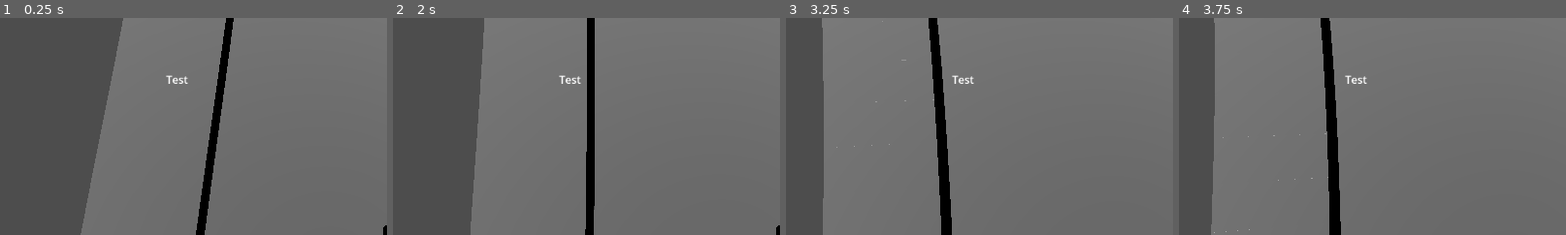
Above: before the commit, frames 1-4 (left to right).
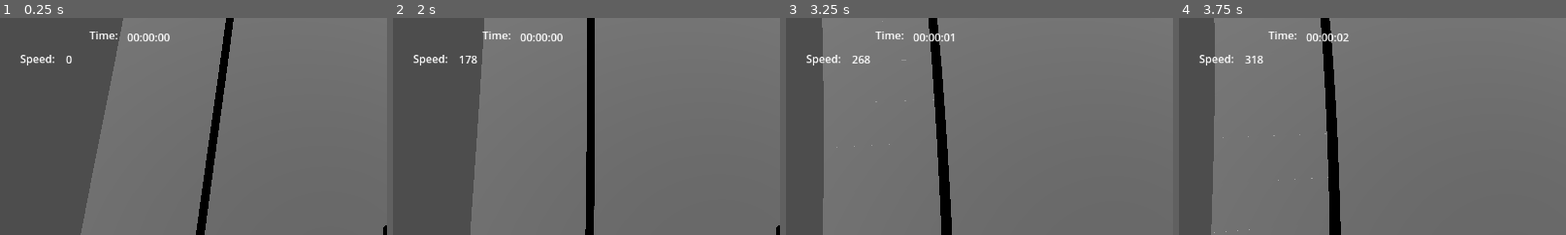
Above: after the commit, the same moments.

Repository: maxrchung/ride_in_the_rain
Game: Godot game, scene res://game.tscn
The game is run twice, just before and just after one commit, with the same random seed, the same clock (stepped at 60 frames per second) and the same inputs. This scene is started directly instead of the project's main scene. The engine's default icon, where the game draws it, is replaced by a stand-in: a white triangle on a blue panel in a dark square.
Inputs (mouse positions are % of the whole screen's width and height, from its top left):
- Up to frame 1 (0.25 s): no input
- Up to frame 2 (2 s): tap Enter at 0.5 s; move the mouse to (72, 45) at 0.52 s; tap Space (crash) at 0.6 s; click "Play again" at 1.25 s
- Up to frame 3 (3.25 s): move the mouse to (30, 55) at 2.02 s; tap Space (crash) at 2.1, 2.85 s; move the mouse to (60, 28) at 2.77 s
- Up to frame 4 (3.75 s): move the mouse to (45, 70) at 3.52 s; tap Space (crash) at 3.6 s
The pictures show only the part of the screen within x 0-50%, y 0-50%; the shares and areas given below are measured in that part.

The runs differ from the first frame. In frame 1, 0.7% of the frame differs, in the area x 5-49%, y 6-31%; in frame 2, 0.8%; in frame 3, 0.8%; in frame 4, 0.8%.

Commit message:
time and speed

Diff:
--- a/game.tscn
+++ b/game.tscn
@@ -4,10 +4,3 @@
 
 [node name="Game" type="Node"]
 script = ExtResource("1_35o53")
-
-[node name="TestText" type="Label" parent="."]
-offset_left = 247.0
-offset_top = 80.0
-offset_right = 297.0
-offset_bottom = 103.0
-text = "Test"
--- a/maps/test_map.gd
+++ b/maps/test_map.gd
@@ -1,51 +1,76 @@
 extends Node3D
 
+var start_time = 0
+var end_time = 0
 
 # Called when the node enters the scene tree for the first time.
 func _ready():
-	pass # Replace with function body.
-
+	if multiplayer.is_server():
+		restart_game.rpc(Time.get_unix_time_from_system())
 
 # Called every frame. 'delta' is the elapsed time since the previous frame.
 func _process(delta):
+	if multiplayer.is_server():
+		sync_start_time.rpc(start_time)
+
 	if Input.is_action_pressed("ui_cancel"):
 		multiplayer.multiplayer_peer = null
 		get_tree().change_scene_to_file("start.tscn")
 	elif multiplayer.is_server() and Input.is_action_pressed("test_f1"):
-		win_game.rpc()
+		win_game.rpc(Time.get_unix_time_from_system())
 	elif multiplayer.is_server() and Input.is_action_pressed("test_f2"):
-		lose_game.rpc()
+		lose_game.rpc(Time.get_unix_time_from_system())
+
+	if $WinUi.is_visible() or $LoseUi.is_visible():
+		$Hud/TimeText.text = Time.get_time_string_from_unix_time(end_time - start_time)
+	else:
+		$Hud/TimeText.text = Time.get_time_string_from_unix_time(
+			Time.get_unix_time_from_system() - start_time
+		)
+
+	$Hud/SpeedText.text = str(int($Bicycle.current_velocity))
+
+@rpc
+func sync_start_time(time):
+	start_time = time
 
 func _on_end_area_body_entered(body):
 	print("End area collision")
 	if multiplayer.is_server():
-		win_game.rpc()
+		win_game.rpc(Time.get_unix_time_from_system())
 
 @rpc("call_local")
-func win_game():
+func win_game(time):
+	end_time = time
 	$WinUi.show()
 	if multiplayer.is_server():
+		$EndArea/EndCollision.set_deferred("disabled", true)
 		$WinUi/PlayAgainButton.show()
 
+
 @rpc("call_local")
-func lose_game():
+func lose_game(time):
+	end_time = time
 	$LoseUi.show()
 	if multiplayer.is_server():
+		$EndArea/EndCollision.set_deferred("disabled", true)
 		$LoseUi/TryAgainButton.show()
 
 @rpc("call_local")
-func restart_game():
+func restart_game(time):
+	start_time = time
 	$WinUi.hide()
 	$LoseUi.hide()
 	if multiplayer.is_server():
 		print("Reset position")
+		$EndArea/EndCollision.set_deferred("disabled", false)
 		$Bicycle.reset()
 
 func _on_play_again_button_pressed():
-	restart_game.rpc()
+	restart_game.rpc(Time.get_unix_time_from_system())
 
 func _on_try_again_button_pressed():
-	restart_game.rpc()
+	restart_game.rpc(Time.get_unix_time_from_system())
 
 func _on_leave_button_pressed():
 	multiplayer.multiplayer_peer = null
--- a/maps/test_map.tscn
+++ b/maps/test_map.tscn
@@ -85,6 +85,37 @@
 [node name="EndCollision" type="CollisionShape3D" parent="EndArea"]
 transform = Transform3D(1, 0, 0, 0, 1, 0, 0, 0, 1, 1.46827, -2.81274, 38.5781)
 shape = SubResource("BoxShape3D_eigu5")
+disabled = true
+
+[node name="Hud" type="CanvasLayer" parent="."]
+
+[node name="SpeedLabel" type="Label" parent="Hud"]
+offset_left = 30.0
+offset_top = 49.0
+offset_right = 82.0
+offset_bottom = 72.0
+text = "Speed:"
+
+[node name="SpeedText" type="Label" parent="Hud"]
+offset_left = 98.0
+offset_top = 50.0
+offset_right = 138.0
+offset_bottom = 73.0
+text = "0"
+
+[node name="TimeLabel" type="Label" parent="Hud"]
+offset_left = 133.0
+offset_top = 14.0
+offset_right = 176.0
+offset_bottom = 37.0
+text = "Time:"
+
+[node name="TimeText" type="Label" parent="Hud"]
+offset_left = 189.0
+offset_top = 17.0
+offset_right = 229.0
+offset_bottom = 40.0
+text = "0"
 
 [connection signal="pressed" from="WinUi/PlayAgainButton" to="." method="_on_play_again_button_pressed"]
 [connection signal="pressed" from="WinUi/LeaveButton" to="." method="_on_leave_button_pressed"]
--- a/scripts/bicycle.gd
+++ b/scripts/bicycle.gd
@@ -43,7 +43,7 @@
 	if(current_velocity < 0):
 		current_velocity = 0
 
-	update_bicycle.rpc(position, rotation)
+	update_bicycle.rpc(position, rotation, current_velocity)
 
 @rpc("call_local")
 func resync_bikers():
@@ -56,9 +56,10 @@
 	add_bikers(playerCount)
 
 @rpc
-func update_bicycle(new_position, new_rotation):
+func update_bicycle(new_position, new_rotation, new_velocity):
 	position = new_position
 	rotation = new_rotation
+	current_velocity = new_velocity
 
 func reset():
 	position = get_node("../StartPosition").position
